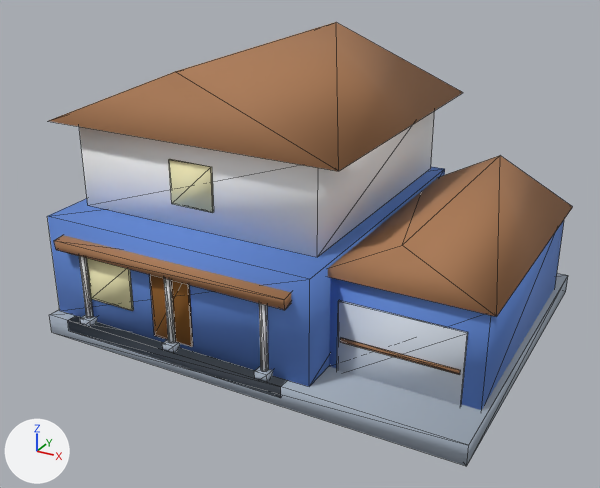
One commit to the glTF model assets/models/craftsman-house-garage.glb: the scene before it, then after it.
The view is the same before and after, from a 50 mm camera at (12.6, -24.3, 14.7) aimed at (-0.2, -1.0, 3.0). The axes (+X, +Y, +Z) are drawn at lower left. The lights are the same throughout. The first picture is the older version. Mesh edges are drawn as thin lines. Where no turn or scale is listed for an object, it has been applied to the vertices.

Names of what the first picture shows: 'geometry_0'.
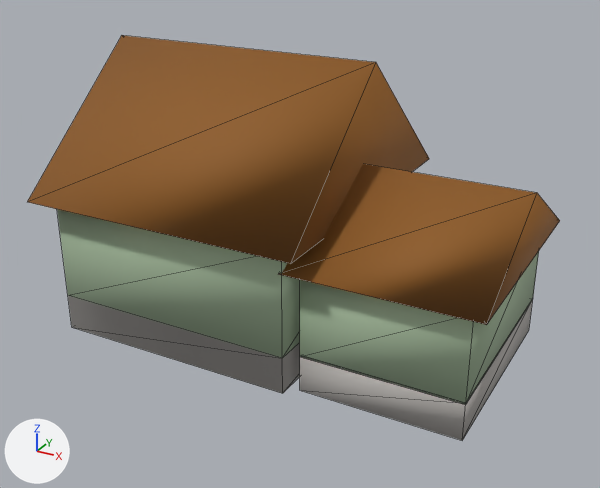
Edits to the bpy script that builds the scene:
```text
Change me_geometry_0:
    used by ob_geometry_0; location = (0.0, 0.0, 0.0)
    remove me_geometry_0.from_pydata(...)  # 166 vertices, 256 faces; spans x -7.8..7.8, y -6.0..6.0, z 0.0..9.5
    add me_geometry_0.from_pydata(...)  # 80 vertices, 124 faces; spans x -7.8..7.8, y -6.0..6.0, z 0.0..9.5
    me_geometry_0 part 1: a new loose piece, a box spanning x 2.0..7.3, y -5.0..2.3, z 0.0..1.3, in mat_sww_flat_vertex
    me_geometry_0 part 2: a new loose piece, a box spanning x 2.0..7.3, y -5.0..2.3, z 1.2..4.1, in mat_sww_flat_vertex
    me_geometry_0 part 3: the loose piece of 8 vertices spanning x -7.3..2.7, y -5.6..5.6, z 0.7..4.3 is rebuilt with 12 vertices and now spans x -7.1..1.6, y -5.4..4.2, z 0.0..4.9
    me_geometry_0 part 4: the loose piece of 8 vertices spanning x -6.8..2.2, y -4.2..5.4, z 4.3..7.3 is rebuilt with 6 vertices and now spans x -7.8..2.3, y -6.0..4.8, z 4.9..9.5
    me_geometry_0 part 5: the loose piece of 6 vertices spanning x 2.2..7.8, y -4.5..4.9, z 3.9..5.4 is rebuilt with 6 vertices and now spans x 1.5..7.8, y -5.4..2.8, z 4.1..6.4
    me_geometry_0 part 6: 15 loose pieces with 136 vertices, spanning x -7.8..7.6, y -6.0..5.9, z 0.3..9.5, are deleted
    me_geometry_0 part 7
    8 vertices are removed from x -7.4..7.8, y -6.0..6.0, z 0.0..0.7
    12 faces are deleted
    other edits to the shape of me_geometry_0 do not show in these pictures
```

Location of each change, [x1, y1, x2, y2] in pixels of the pictures (600 x 488 px):
'geometry_0', reshaped (9% shorter): before [47, 22, 572, 466]; after [27, 35, 560, 440]
part 1 of me_geometry_0, added: after [300, 299, 533, 440]
part 2 of me_geometry_0, added: after [300, 251, 539, 405]
part 3 of me_geometry_0, rebuilt: before [47, 167, 445, 387]; after [57, 209, 300, 393]
part 4 of me_geometry_0, rebuilt: before [79, 111, 435, 257]; after [27, 35, 429, 264]
part 5 of me_geometry_0, rebuilt (15% wider): before [328, 156, 572, 317]; after [279, 164, 560, 325]
part 6 of me_geometry_0, deleted (brown): before [49, 22, 564, 410]
part 7 of me_geometry_0, deleted: before [49, 273, 568, 466]
